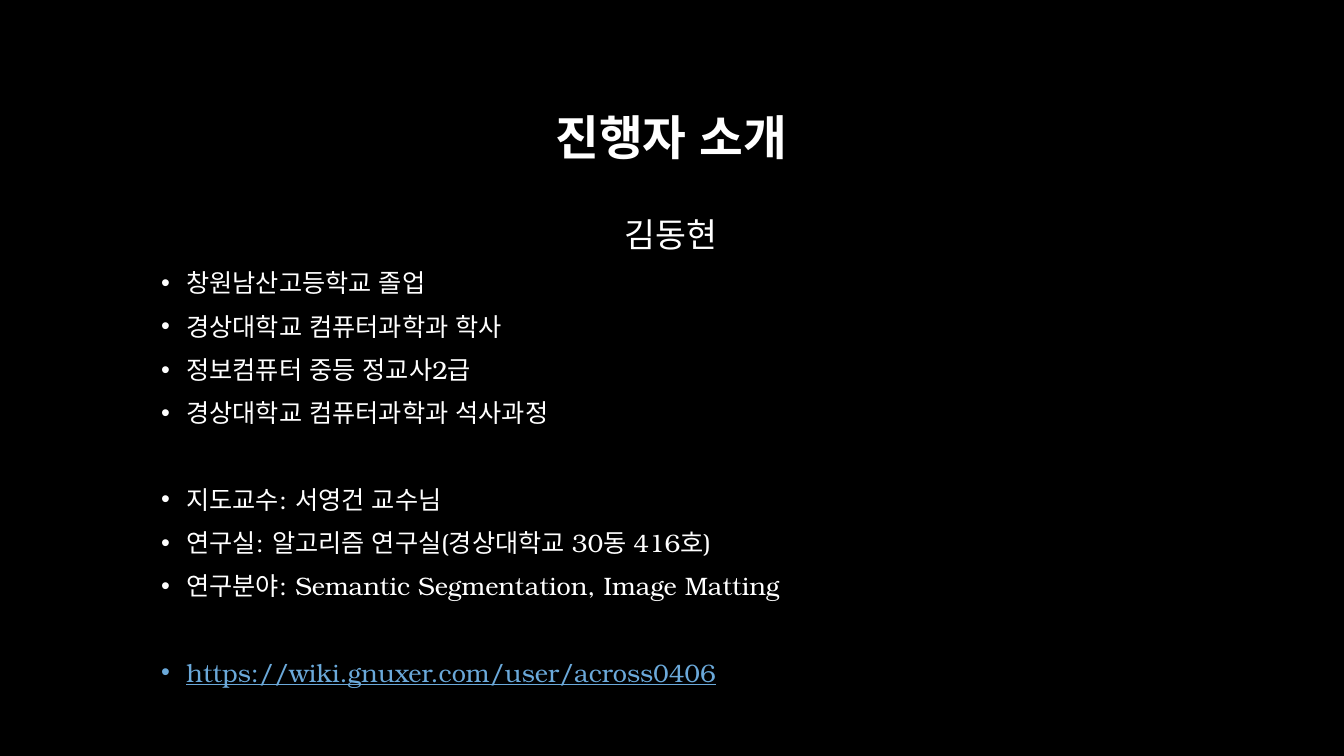
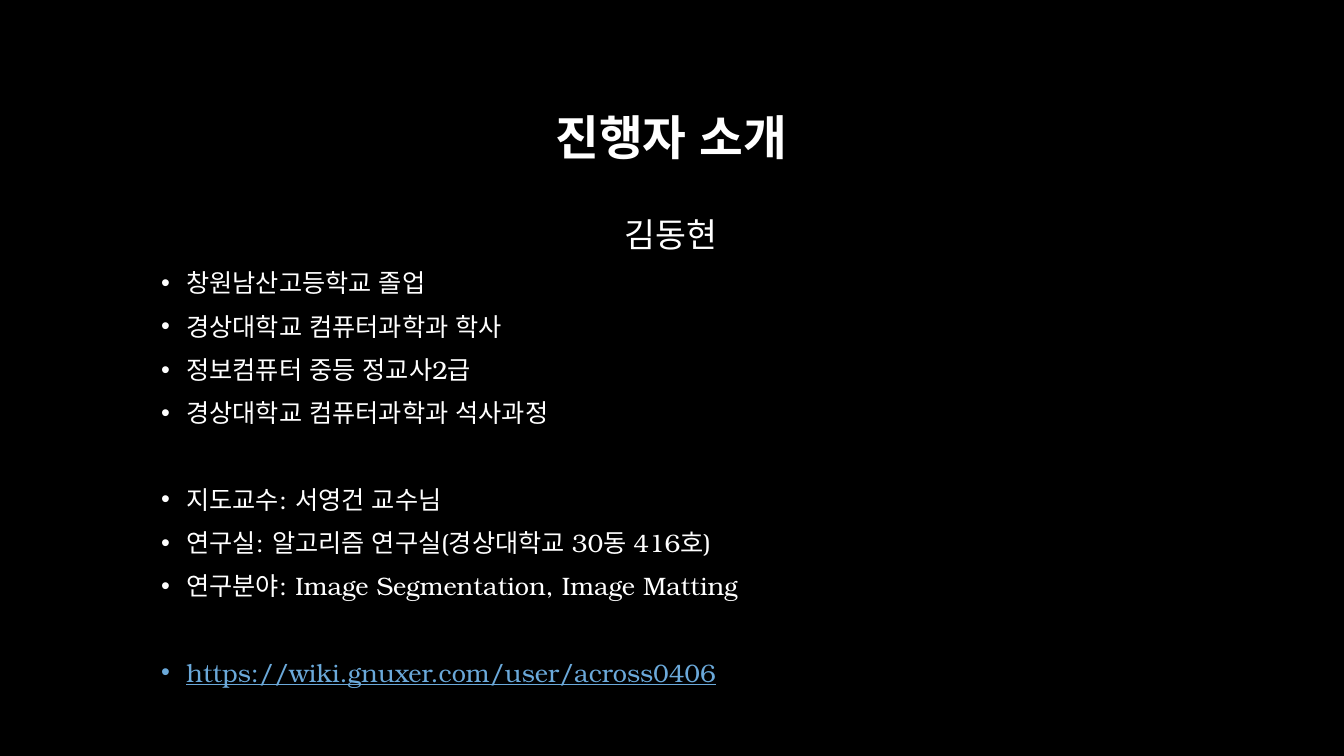
Before and after one commit to across0406/2017-GNU-Science-Camp-of-Computer-Science, a slide deck: slide 4 of ppt/GNU CS 과학캠프.pptx. Drawn at 1344x756 pixels with LibreOffice and Linux fonts; fonts in the diff are those of the drawing; background and template pictures are left out. Boxes give left, top, right and bottom in pixels: in the first picture for what was removed or moved away, otherwise in the second. Text is boxed around its words. In the diff, an @@ line names an element or a change of style, - is before the commit and + after.

```diff
--- a/ppt/GNU CS 과학캠프.pptx
+++ b/ppt/GNU CS 과학캠프.pptx
@@ text at (186, 574, 738, 601): text changed @@
-  • 연구분야: Semantic Segmentation, Image Matting
+  • 연구분야: Image Segmentation, Image Matting
```
Also in this commit, not shown: 2 other slides changed, 5 other files.
